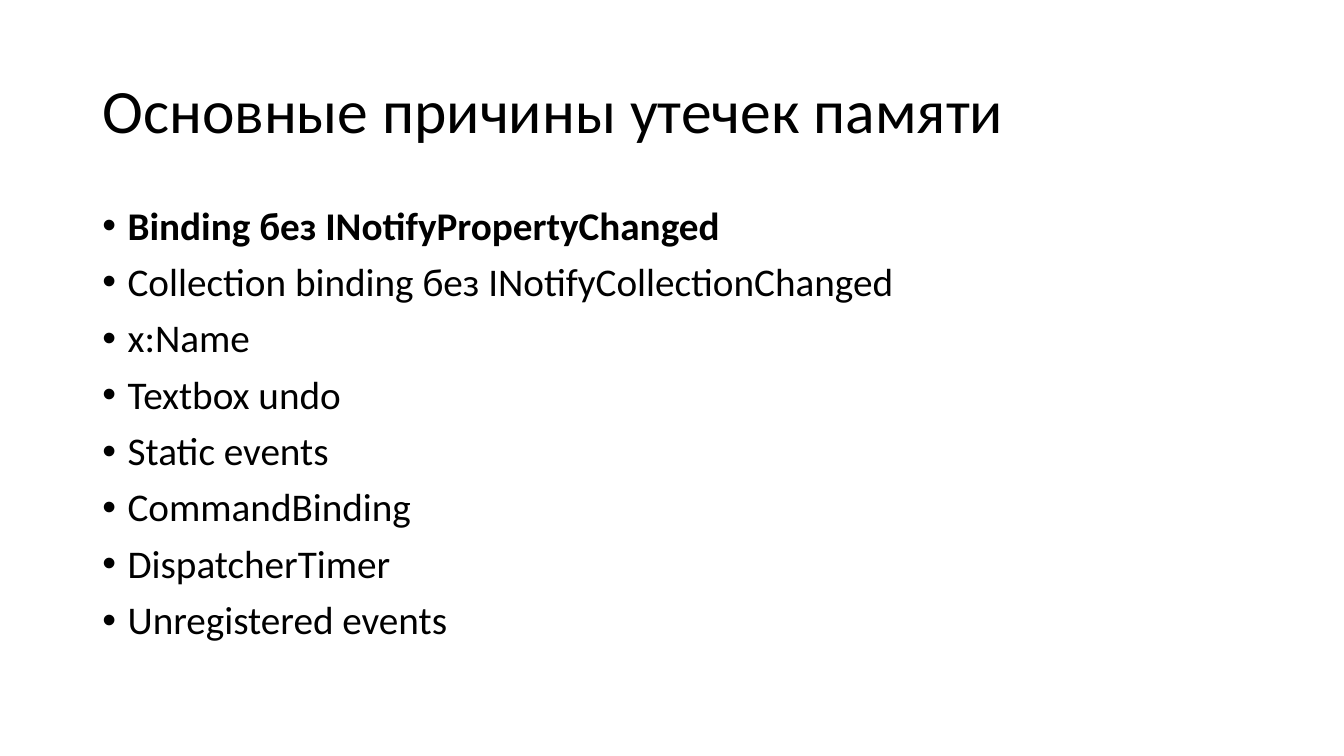
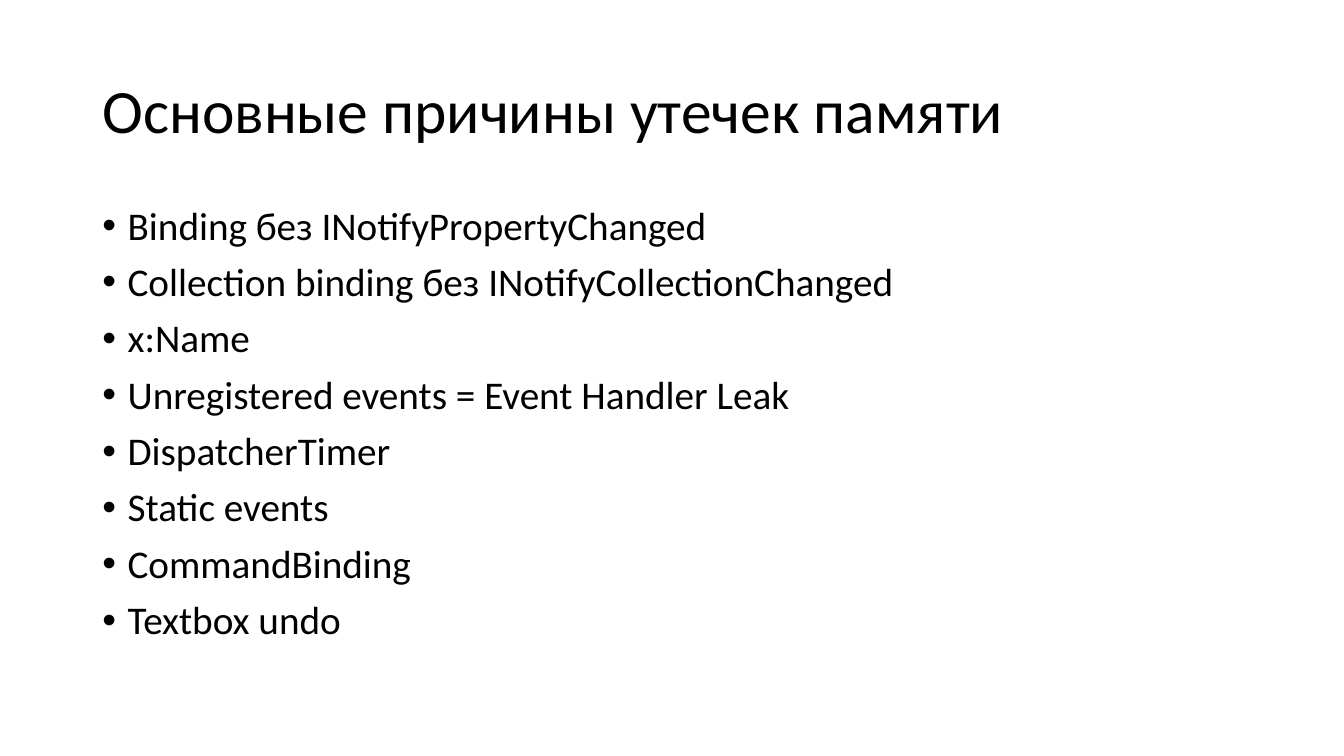
Before and after one commit to Talrandel/MemoryLeak, a slide deck: slide 4 of Утечки памяти.pptx (slide 3 before the commit). Drawn at 1344x756 pixels with LibreOffice and Linux fonts; fonts in the diff are those of the drawing. Boxes give left, top, right and bottom in pixels: in the first picture for what was removed or moved away, otherwise in the second. Text is boxed around its words. In the diff, an @@ line names an element or a change of style, - is before the commit and + after.

```diff
--- a/Утечки памяти.pptx
+++ b/Утечки памяти.pptx
@@ text at [128,212,707,247]: bold off in "Binding без INotifyPropertyChanged" @@
@@ text at [128,381,789,472]: text changed @@
-• Textbox undo
+• Unregistered events = Event Handler Leak
+• DispatcherTimer
@@ text at [128,606,340,635]: text changed @@
-• DispatcherTimer
-• Unregistered events
+• Textbox undo
```
Also in this commit, not shown: 6 other slides changed, 10 slides added, 1 slide removed, 30 other files.
